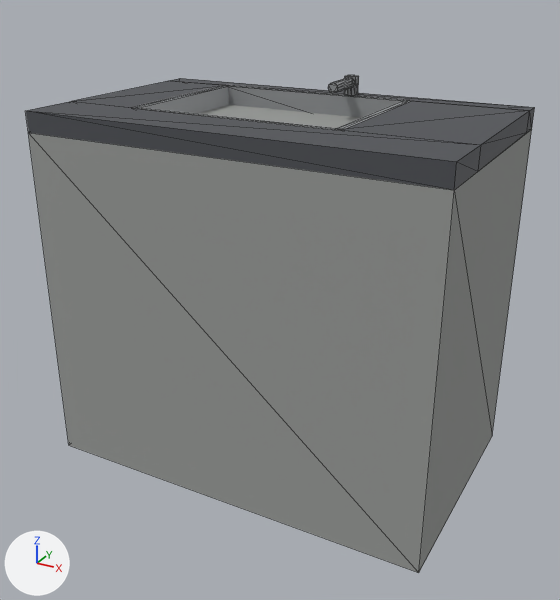
A saved change to the glTF model assets/models/studio/counter_sink.glb.
Before and after are seen from a camera (50 mm lens) standing at (0.865, -1.586, 1.214) and looking at (0.019, -0.049, 0.446). Arrows for +X, +Y and +Z are at lower left; the lights stay in place. The older version comes first. Mesh edges are drawn as thin lines. Vertices at exactly the same position are counted once.

The older version as bpy lines, for what is in view:
```python
me_cube = bpy.data.meshes.new('Cube')
me_cube.from_pydata(...)  # 120 vertices, 208 faces; spans x -0.5..0.5, y -0.3..0.3, z 0.0..0.945
# faces by material slot: [12, 48, 148]
me_cube.materials.append(mat_ceramic)  # grey #999b99
me_cube.materials.append(mat_worktop)  # dark grey #4c4f54
me_cube.materials.append(mat_steel)  # grey #9ea1a3
ob_counter_sink = bpy.data.objects.new('counter_sink', me_cube)
ob_counter_sink.location = (0.0, 0.0, 0.0)
```
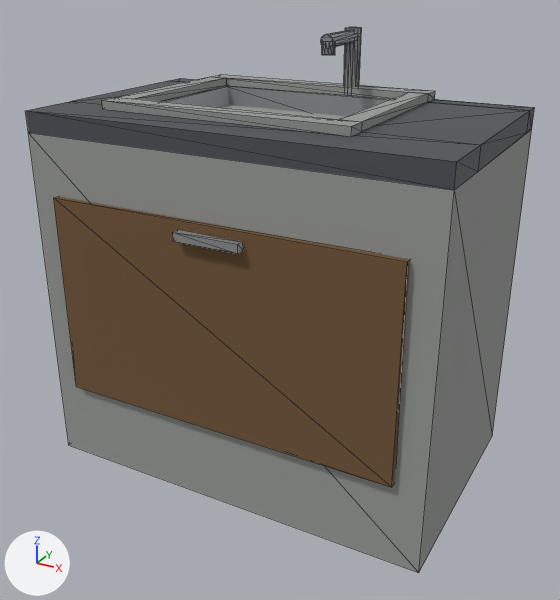
What differs and where, as boxes [x1, y1, x2, y2] in the pictures (560 x 600 px):
'counter_sink', reshaped (10% taller)
    before: [26, 75, 535, 573]
    after: [26, 27, 535, 573]
part 1 of me_cube, added
    after: [102, 97, 362, 136]
part 2 of me_cube, added
    after: [173, 229, 243, 254]
part 3 of me_cube, added
    after: [344, 27, 362, 87]
part 4 of me_cube, added
    after: [321, 30, 357, 47]
part 5 of me_cube, added
    after: [322, 41, 335, 55]
part 6 of me_cube, added (brown)
    after: [54, 196, 410, 487]
part 7 of me_cube, deleted
    before: [344, 75, 359, 95]
part 8 of me_cube, deleted
    before: [328, 78, 354, 93]
part 9 of me_cube, built on
    before: [74, 80, 529, 144]
    after: [74, 74, 529, 144]

The change, as a diff of the scene's bpy script:
```diff
--- a/assets/models/studio/counter_sink.glb.py
+++ b/assets/models/studio/counter_sink.glb.py
@@ mat_walnut @@
+mat_walnut = principled_material('walnut')
+mat_walnut.base_color = (0.171, 0.0946, 0.0397)  # brown #735738
+mat_walnut.roughness = 1.0
@@ me_cube @@
 # used by ob_counter_sink; location = (0.0, 0.0, 0.0)
-me_cube.from_pydata(...)  # 120 vertices, 208 faces; spans x -0.5..0.5, y -0.3..0.3, z 0.0..0.945
+me_cube.from_pydata(...)  # 188 vertices, 324 faces; spans x -0.5..0.5, y -0.335..0.3, z 0.0..1.06
+# me_cube part 1: a new loose piece, a box spanning x -0.36..0.26, y -0.2..-0.15, z 0.9..0.92, in mat_ceramic (grey #999b99)
+# me_cube part 2: a new loose piece, a box spanning x -0.08..0.08, y -0.335..-0.315, z 0.67..0.69, in mat_steel (grey #9ea1a3)
+# me_cube part 3: a new loose piece, a 12-sided cylinder along z spanning x 0.03..0.07, y 0.25..0.29, z 0.9..1.06, in mat_steel (grey #9ea1a3)
+# me_cube part 4: a new loose piece, a 12-sided cylinder along y spanning x 0.034..0.066, y 0.12..0.28, z 1.024..1.056, in mat_steel (grey #9ea1a3)
+# me_cube part 5: a new loose piece, a 12-sided cylinder along z spanning x 0.034..0.066, y 0.114..0.146, z 1.01..1.04, in mat_steel (grey #9ea1a3)
+# me_cube part 6: a new loose piece, a box spanning x -0.43..0.43, y -0.315..-0.295, z 0.21..0.71, in mat_walnut (brown #735738)
+# me_cube part 7: the loose piece of 24 vertices spanning x 0.032..0.068, y 0.252..0.288, z 0.9..0.945 is deleted
+# me_cube part 8: the loose piece of 24 vertices spanning x 0.037..0.063, y 0.16..0.26, z 0.917..0.943 is deleted
+# me_cube part 9
+# 14 faces are deleted
+# 20 vertices are added at x -0.36..0.26, y -0.15..0.3, z 0.9..0.92
+# 36 new faces join them, mat_ceramic (grey #999b99)
+# 14 new faces join them, mat_worktop (dark grey #4c4f54)
 me_cube.materials.append(mat_ceramic)
@@ me_cube @@
 me_cube.materials.append(mat_steel)
+me_cube.materials.append(mat_walnut)  # brown #735738
```
